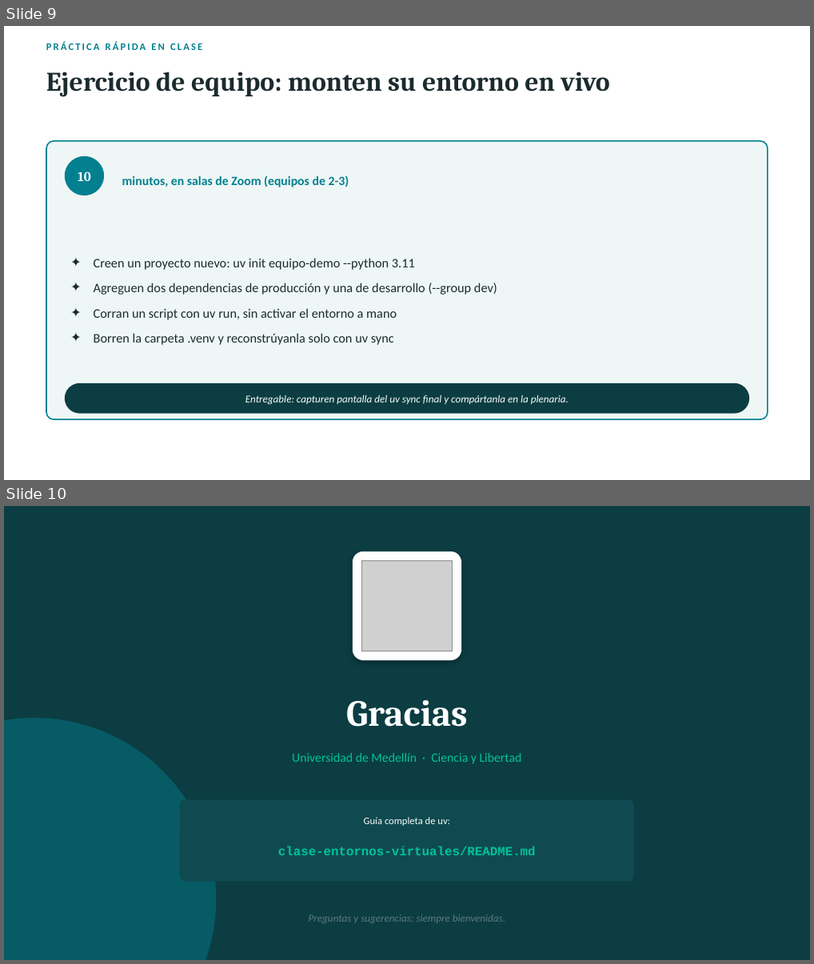
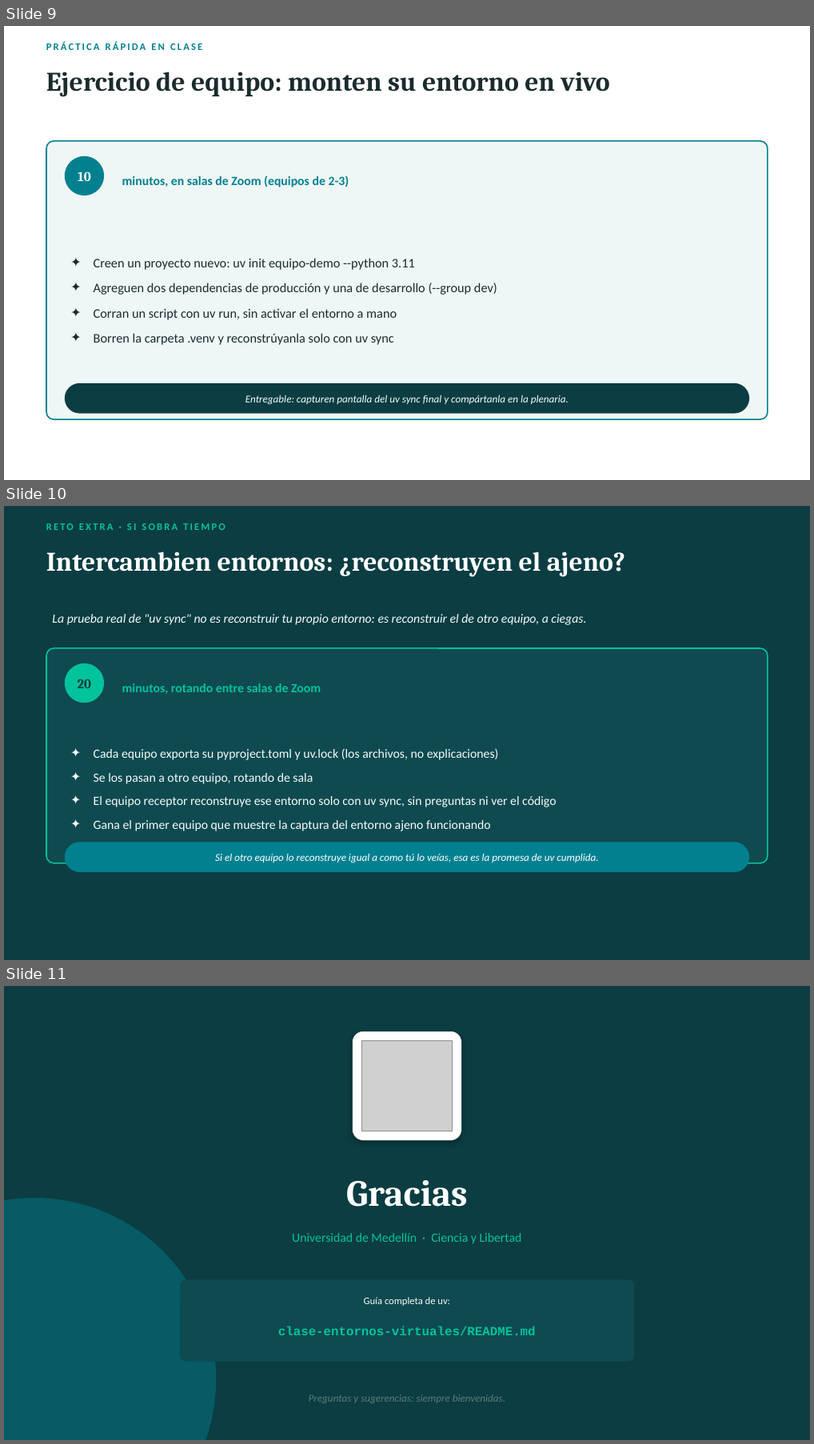
Before and after one commit to CamilaCortex/MLOps_UdM, a slide deck: 01-Intro-ML/clase-entornos-virtuales/01-Intro-ML-uv-Presentacion.pptx. Shown one above the other, each under a label of ours: slides 9 and 10 before the commit, slides 9, 10 and 11 after it. The pictures are 814x964 and 814x1444 pixels, drawn with LibreOffice and Linux fonts; fonts in the diff are those of the drawing; grey boxes stand for pictures. Boxes give left, top, right and bottom in pixels: in the first picture for what was removed or moved away, otherwise in the second. Text is boxed around its words. In the diff, an @@ line names an element or a change of style, - is before the commit and + after.

```diff
--- a/01-Intro-ML/clase-entornos-virtuales/01-Intro-ML-uv-Presentacion.pptx
+++ b/01-Intro-ML/clase-entornos-virtuales/01-Intro-ML-uv-Presentacion.pptx
@@ slide 10 added at [4,506,810,960], background #0B3D42 @@
@@ text added at [46,524,226,530], 12 pt, text #02C39A, bold @@
+RETO EXTRA · SI SOBRA TIEMPO
@@ text added at [46,552,626,577], 32 pt, text #FFFFFF, bold @@
+Intercambien entornos: ¿reconstruyen el ajeno?
@@ text added at [52,614,586,625], 15 pt, text #F4FBFA, italic @@
+La prueba real de "uv sync" no es reconstruir tu propio entorno: es reconstruir el de otro equipo, a ciegas.
@@ rounded rectangle added at [46,648,768,864], fill #0F4A50, outline #02C39A 1.5 pt @@
@@ ellipse added at [65,664,104,703], fill #02C39A @@
@@ text added at [78,679,91,688], 16 pt, text #0B3D42, bold @@
+20
@@ text added at [122,684,321,694], 15 pt, text #02C39A, bold @@
+minutos, rotando entre salas de Zoom
@@ text added at [94,748,556,832], 15 pt, text #F4FBFA @@
+✦ Cada equipo exporta su pyproject.toml y uv.lock (los archivos, no explicaciones)
+✦ Se los pasan a otro equipo, rotando de sala
+✦ El equipo receptor reconstruye ese entorno solo con uv sync, sin preguntas ni ver el código
+✦ Gana el primer equipo que muestre la captura del entorno ajeno funcionando
@@ rounded rectangle added at [65,843,750,873], fill #028090 @@
@@ text added at [215,854,598,864], 12.5 pt, text #FFFFFF, italic @@
+Si el otro equipo lo reconstruye igual a como tú lo veías, esa es la promesa de uv cumplida.
@@ what was slide 10 is now slide 11 @@
```
